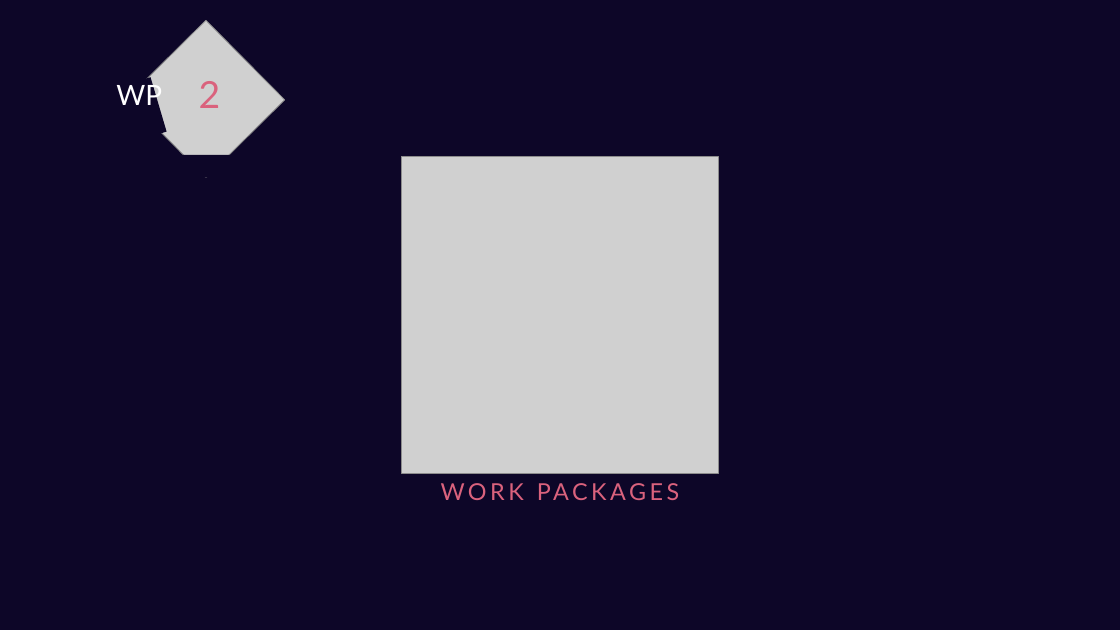
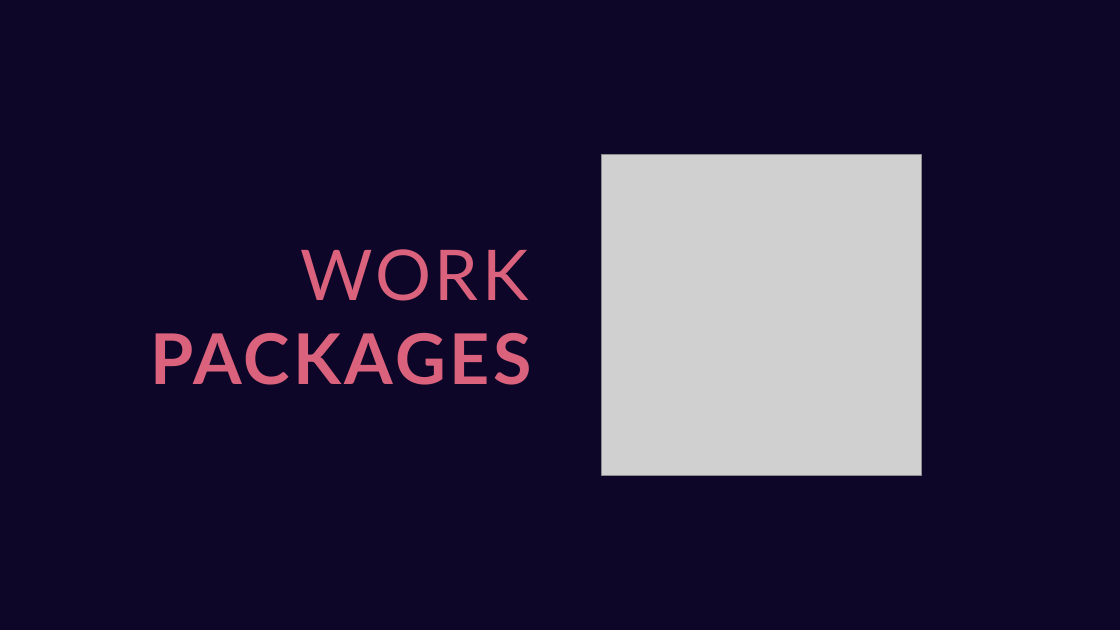
Before and after one commit to GiuseppeSoriano/MoodPilot, a slide deck: slide 24 of Idea/Idea_Presentation.pptx (slide 19 before the commit). Drawn at 1120x630 pixels with LibreOffice and Linux fonts; fonts in the diff are those of the drawing; grey boxes stand for pictures. Boxes give left, top, right and bottom in pixels: in the first picture for what was removed or moved away, otherwise in the second. Text is boxed around its words. In the diff, an @@ line names an element or a change of style, - is before the commit and + after.

```diff
--- a/Idea/Idea_Presentation.pptx
+++ b/Idea/Idea_Presentation.pptx
@@ picture removed at box(127, 20, 285, 177) @@
@@ text removed at box(116, 80, 162, 110) @@
-WP
@@ rectangle removed at box(119, 77, 167, 141) @@
@@ text removed at box(199, 81, 221, 108) @@
-2
@@ rectangle removed at box(166, 155, 245, 177) @@
@@ picture: place and size @@
-picture at box(402, 157, 718, 474)
+picture at box(602, 155, 922, 475)
@@ text "WORK PACKAGES": place and size @@
-text "WORK PACKAGES" at box(380, 473, 740, 510)
+text "WORK PACKAGES" at box(150, 249, 532, 385)
@@ text "WORK PACKAGES" at box(150, 249, 532, 385): size 20 to 60 pt; bold on in "PACKAGES"; alignment centre to right @@
```
Also in this commit, not shown: 6 other slides changed, 8 slides added, 2 slides removed, 3 other files.
